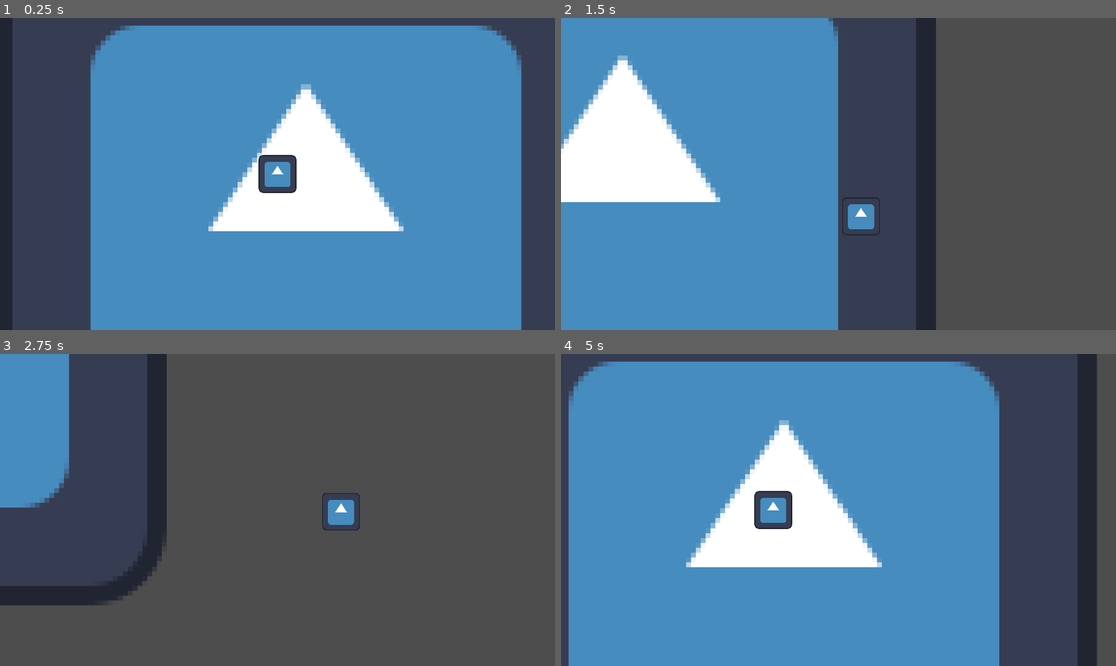
Above: before the commit, frames 1-4 (two rows, left to right).
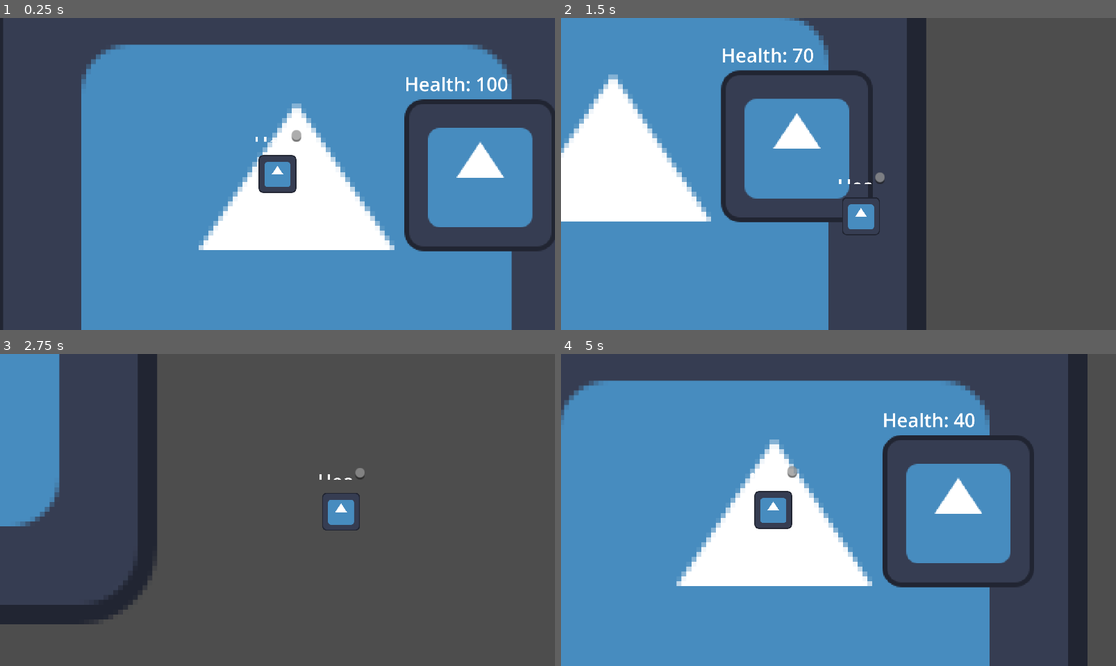
Above: after the commit, the same moments.

Repository: zayeed-bs/deadlights
Game: Godot game, scene res://scenes/main.tscn
Two runs of this game, one before a commit and one after it. Both use one fixed random seed, a clock stepped at 60 frames per second and the inputs below. The engine's default icon, where the game draws it, is replaced by a stand-in: a white triangle on a blue panel in a dark square.
Inputs (mouse positions are in pixels of both pictures, inside the frame that each line leads up to):
- Up to frame 1 (0.25 s): no input
- Up to frame 2 (1.5 s): tap Enter at 0.5 s; move the mouse to (960, 158) at 0.52 s; hold Right (ui_right) 0.53-1.28 s; click (960, 158) at 0.67 s; move the mouse to (727, 189) at 1.27 s; hold Down (ui_down) from 1.28 s (still down); click (727, 189) at 1.42 s
- Up to frame 3 (2.75 s): move the mouse to (333, 441) at 2.02 s; release Down (ui_down) at 2.03 s; hold Right (ui_right) from 2.03 s (still down); click (333, 441) at 2.17 s
- Up to frame 4 (5 s): move the mouse to (810, 572) at 2.77 s; release Right (ui_right) at 2.78 s; hold Up (ui_up) 2.78-3.53 s; click (810, 572) at 2.92 s; move the mouse to (1005, 556) at 3.52 s; hold Left (ui_left) from 3.53 s (still down); click (1005, 556) at 3.67 s; move the mouse to (672, 463) at 4.27 s; click (672, 463) at 4.42 s

The runs differ from the first frame. In frame 1, 20% of the frame differs, in the area x 0-100%, y 0-100%; in frame 2, 15%; in frame 3, 6.1%; in frame 4, 21%, in the area x 0-97%, y 0-100%.

Commit message:
implement basic melee system

Diff:
--- /dev/null
+++ b/scenes/components/health_component.tscn
@@ -0,0 +1,6 @@
+[gd_scene load_steps=2 format=3 uid="uid://sptpr245t6te"]
+
+[ext_resource type="Script" path="res://scripts/HealthComponent.gd" id="1_c87e7"]
+
+[node name="HealthComponent" type="Node"]
+script = ExtResource("1_c87e7")
--- /dev/null
+++ b/scenes/components/hurtbox_component.tscn
@@ -0,0 +1,6 @@
+[gd_scene load_steps=2 format=3 uid="uid://btc4hd1w6h68d"]
+
+[ext_resource type="Script" path="res://scripts/HurtboxComponent.gd" id="1_hxpw3"]
+
+[node name="Hurtbox_Component" type="Area2D"]
+script = ExtResource("1_hxpw3")
--- /dev/null
+++ b/scenes/components/melee_hitbox_component.tscn
@@ -0,0 +1,8 @@
+[gd_scene load_steps=2 format=3 uid="uid://cf067ptrs41hh"]
+
+[ext_resource type="Script" path="res://scripts/MeleeHitboxComponent.gd" id="1_y7wxd"]
+
+[node name="MeleeHitboxComponent" type="Area2D"]
+script = ExtResource("1_y7wxd")
+
+[connection signal="area_entered" from="." to="." method="_on_area_entered"]
--- a/scenes/entities/player.tscn
+++ b/scenes/entities/player.tscn
@@ -1,29 +1,118 @@
-[gd_scene load_steps=5 format=3 uid="uid://w3o0fx5xl05k"]
+[gd_scene load_steps=20 format=3 uid="uid://w3o0fx5xl05k"]
 
 [ext_resource type="Texture2D" uid="uid://crpllv5trgqh0" path="res://assets/sprites/icon.svg" id="1_rgcbx"]
 [ext_resource type="Script" path="res://scripts/PlayerController.gd" id="1_y0g7a"]
+[ext_resource type="PackedScene" uid="uid://sptpr245t6te" path="res://scenes/components/health_component.tscn" id="3_c03py"]
+[ext_resource type="PackedScene" uid="uid://btc4hd1w6h68d" path="res://scenes/components/hurtbox_component.tscn" id="4_i6dxs"]
+[ext_resource type="PackedScene" uid="uid://cf067ptrs41hh" path="res://scenes/components/melee_hitbox_component.tscn" id="5_ajf8o"]
 
 [sub_resource type="RectangleShape2D" id="RectangleShape2D_0bxjs"]
 size = Vector2(32, 32)
 
+[sub_resource type="AnimationNodeBlendSpace2D" id="AnimationNodeBlendSpace2D_8eiot"]
+blend_mode = 1
+
+[sub_resource type="AnimationNodeBlendSpace2D" id="AnimationNodeBlendSpace2D_rayo6"]
+blend_mode = 1
+
+[sub_resource type="AnimationNodeBlendSpace2D" id="AnimationNodeBlendSpace2D_bj15r"]
+blend_mode = 1
+
+[sub_resource type="AnimationNodeStateMachineTransition" id="AnimationNodeStateMachineTransition_0nww5"]
+advance_mode = 2
+
+[sub_resource type="AnimationNodeStateMachineTransition" id="AnimationNodeStateMachineTransition_ixcg5"]
+switch_mode = 2
+advance_mode = 2
+advance_condition = &"is_running"
+
+[sub_resource type="AnimationNodeStateMachineTransition" id="AnimationNodeStateMachineTransition_w2xbe"]
+advance_mode = 2
+advance_condition = &"is_idle"
+
+[sub_resource type="AnimationNodeStateMachineTransition" id="AnimationNodeStateMachineTransition_3bpnd"]
+advance_mode = 2
+advance_condition = &"is_shooting"
+
+[sub_resource type="AnimationNodeStateMachineTransition" id="AnimationNodeStateMachineTransition_2rsn6"]
+advance_mode = 2
+advance_condition = &"is_running"
+
+[sub_resource type="AnimationNodeStateMachineTransition" id="AnimationNodeStateMachineTransition_oqgfv"]
+switch_mode = 2
+advance_mode = 2
+advance_condition = &"is_idle"
+
+[sub_resource type="AnimationNodeStateMachineTransition" id="AnimationNodeStateMachineTransition_h6eob"]
+advance_mode = 2
+advance_condition = &"is_shooting"
+
 [sub_resource type="AnimationNodeStateMachine" id="AnimationNodeStateMachine_03kfp"]
+states/Idle/node = SubResource("AnimationNodeBlendSpace2D_8eiot")
+states/Idle/position = Vector2(372.5, 58.25)
+states/Run/node = SubResource("AnimationNodeBlendSpace2D_rayo6")
+states/Run/position = Vector2(666, 59)
+states/Shoot/node = SubResource("AnimationNodeBlendSpace2D_bj15r")
+states/Shoot/position = Vector2(522.5, 189.25)
+states/Start/position = Vector2(156, 67.375)
+transitions = ["Start", "Idle", SubResource("AnimationNodeStateMachineTransition_0nww5"), "Shoot", "Run", SubResource("AnimationNodeStateMachineTransition_ixcg5"), "Run", "Idle", SubResource("AnimationNodeStateMachineTransition_w2xbe"), "Idle", "Shoot", SubResource("AnimationNodeStateMachineTransition_3bpnd"), "Idle", "Run", SubResource("AnimationNodeStateMachineTransition_2rsn6"), "Shoot", "Idle", SubResource("AnimationNodeStateMachineTransition_oqgfv"), "Run", "Shoot", SubResource("AnimationNodeStateMachineTransition_h6eob")]
+graph_offset = Vector2(26.7, -117.405)
 
-[node name="Player" type="CharacterBody2D"]
+[sub_resource type="CircleShape2D" id="CircleShape2D_t0f0s"]
+radius = 16.0
+
+[sub_resource type="RectangleShape2D" id="RectangleShape2D_mqxe2"]
+size = Vector2(40, 10)
+
+[node name="Player" type="CharacterBody2D" node_paths=PackedStringArray("meleeComponent")]
 script = ExtResource("1_y0g7a")
-SPEED = 300
+meleeComponent = NodePath("MeleeHitboxComponent")
 
 [node name="Sprite2D" type="Sprite2D" parent="."]
 scale = Vector2(0.25, 0.25)
 texture = ExtResource("1_rgcbx")
 
-[node name="CollisionShape2D" type="CollisionShape2D" parent="."]
+[node name="CollisionBox" type="CollisionShape2D" parent="."]
 shape = SubResource("RectangleShape2D_0bxjs")
+disabled = true
 
 [node name="AnimationPlayer" type="AnimationPlayer" parent="."]
 
 [node name="AnimationTree" type="AnimationTree" parent="."]
+active = false
 tree_root = SubResource("AnimationNodeStateMachine_03kfp")
+anim_player = NodePath("../AnimationPlayer")
+parameters/conditions/is_idle = false
+parameters/conditions/is_running = false
+parameters/conditions/is_shooting = false
+parameters/Idle/blend_position = Vector2(0, 0)
+parameters/Run/blend_position = Vector2(0, 0)
+parameters/Shoot/blend_position = Vector2(0, 0)
 
 [node name="Camera2D" type="Camera2D" parent="."]
 ignore_rotation = false
 position_smoothing_enabled = true
+
+[node name="HealthComponent" parent="." node_paths=PackedStringArray("HEALTH_DISPLAY") instance=ExtResource("3_c03py")]
+HEALTH_DISPLAY = NodePath("../RichTextLabel")
+
+[node name="HurtboxComponent" parent="." node_paths=PackedStringArray("healthComponent") instance=ExtResource("4_i6dxs")]
+healthComponent = NodePath("../HealthComponent")
+
+[node name="CollisionShape2D" type="CollisionShape2D" parent="HurtboxComponent"]
+shape = SubResource("CircleShape2D_t0f0s")
+debug_color = Color(1, 0, 0, 0.419608)
+
+[node name="MeleeHitboxComponent" parent="." instance=ExtResource("5_ajf8o")]
+
+[node name="MeleeBox" type="CollisionShape2D" parent="MeleeHitboxComponent"]
+position = Vector2(0, -22)
+scale = Vector2(0.995335, 1.00232)
+shape = SubResource("RectangleShape2D_mqxe2")
+debug_color = Color(0.74902, 0.72549, 0, 0.419608)
+
+[node name="RichTextLabel" type="RichTextLabel" parent="."]
+offset_left = -20.0
+offset_top = -37.0
+offset_right = 20.0
+offset_bottom = -27.0
--- /dev/null
+++ b/scenes/entities/prototype_enemy.tscn
@@ -0,0 +1,29 @@
+[gd_scene load_steps=5 format=3 uid="uid://bq2q760d7y3x0"]
+
+[ext_resource type="Texture2D" uid="uid://crpllv5trgqh0" path="res://assets/sprites/icon.svg" id="1_xnswd"]
+[ext_resource type="PackedScene" uid="uid://sptpr245t6te" path="res://scenes/components/health_component.tscn" id="2_pds28"]
+[ext_resource type="PackedScene" uid="uid://btc4hd1w6h68d" path="res://scenes/components/hurtbox_component.tscn" id="3_tkjpm"]
+
+[sub_resource type="RectangleShape2D" id="RectangleShape2D_dvwej"]
+size = Vector2(128, 128)
+
+[node name="Prototype Enemy" type="Node2D"]
+
+[node name="Icon" type="Sprite2D" parent="."]
+texture = ExtResource("1_xnswd")
+
+[node name="HealthComponent" parent="." node_paths=PackedStringArray("HEALTH_DISPLAY") instance=ExtResource("2_pds28")]
+HEALTH_DISPLAY = NodePath("../RichTextLabel")
+
+[node name="Hurtbox_Component" parent="." node_paths=PackedStringArray("healthComponent") instance=ExtResource("3_tkjpm")]
+healthComponent = NodePath("../HealthComponent")
+
+[node name="CollisionShape2D" type="CollisionShape2D" parent="Hurtbox_Component"]
+shape = SubResource("RectangleShape2D_dvwej")
+
+[node name="RichTextLabel" type="RichTextLabel" parent="."]
+offset_left = -64.0
+offset_top = -88.0
+offset_right = 64.0
+offset_bottom = -64.0
+text = "Health: 100"
--- a/scenes/main.tscn
+++ b/scenes/main.tscn
@@ -1,7 +1,8 @@
-[gd_scene load_steps=3 format=3 uid="uid://cgxl2o3r2mdo8"]
+[gd_scene load_steps=4 format=3 uid="uid://cgxl2o3r2mdo8"]
 
 [ext_resource type="Texture2D" uid="uid://crpllv5trgqh0" path="res://assets/sprites/icon.svg" id="1_ngv75"]
 [ext_resource type="PackedScene" uid="uid://w3o0fx5xl05k" path="res://scenes/entities/player.tscn" id="2_uo2xd"]
+[ext_resource type="PackedScene" uid="uid://bq2q760d7y3x0" path="res://scenes/entities/prototype_enemy.tscn" id="3_jof8t"]
 
 [node name="World" type="Node2D"]
 
@@ -10,8 +11,12 @@
 scale = Vector2(4.125, 4.125)
 texture = ExtResource("1_ngv75")
 
+[node name="TileMap" type="TileMap" parent="."]
+scale = Vector2(1.03843, 1.09057)
+format = 2
+
+[node name="Prototype Enemy" parent="." instance=ExtResource("3_jof8t")]
+position = Vector2(395, 177)
+
 [node name="Player" parent="." instance=ExtResource("2_uo2xd")]
-position = Vector2(216, 192)
-
-[node name="TileMap" type="TileMap" parent="."]
-format = 2
+position = Vector2(224, 176)
--- /dev/null
+++ b/scripts/HealthComponent.gd
@@ -0,0 +1,23 @@
+extends Node
+class_name HealthComponent
+
+@export var MAX_HEALTH := 100
+@export var HEALTH_DISPLAY : RichTextLabel
+var health: int
+
+# Called when the node enters the scene tree for the first time.
+func _ready():
+	health = MAX_HEALTH # Replace with function body.
+	updateHealthDisplay()
+
+
+func damage(dmg:int):
+	health -= dmg
+	updateHealthDisplay()
+
+	if health <= 0:
+		get_parent().queue_free()
+
+func updateHealthDisplay():
+	if(HEALTH_DISPLAY):
+		HEALTH_DISPLAY.text = "Health: " + str(health)
--- /dev/null
+++ b/scripts/HurtboxComponent.gd
@@ -0,0 +1,7 @@
+extends Area2D
+class_name HurtboxComponent
+
+@export var healthComponent : HealthComponent
+
+func damage(dmg:int):
+	healthComponent.damage(dmg)
--- /dev/null
+++ b/scripts/MeleeHitboxComponent.gd
@@ -0,0 +1,17 @@
+extends Area2D
+class_name MeleeHitboxComponent
+
+@export var DAMAGE := 30
+
+# Called when the node enters the scene tree for the first time.
+func _ready():
+	pass # Replace with function body.
+
+
+# Called every frame. 'delta' is the elapsed time since the previous frame.
+func _process(delta):
+	pass
+
+func _on_area_entered(area):
+	if(area is HurtboxComponent):
+		area.damage(DAMAGE)
--- a/scripts/PlayerController.gd
+++ b/scripts/PlayerController.gd
@@ -1,10 +1,37 @@
 extends CharacterBody2D
 
-@export var SPEED := 50
+@export var meleeComponent : MeleeHitboxComponent
+@export var SPEED := 300
+var dir : Vector2
+@onready var animTree := $AnimationTree
+
+
 
 func _physics_process(delta):
+	handleMovement() # For the movement
+	changeAnimParameters() # Change Parameters
+
+
+
+func handleMovement():
+	# Get Input
 	var xAxis = Input.get_axis("ui_left", "ui_right")
 	var yAxis = Input.get_axis("ui_up", "ui_down")
 
-	velocity = Vector2(xAxis, yAxis).normalized() * SPEED
+	# Normalized Direction
+	dir = Vector2(xAxis, yAxis).normalized()
+
+	# Calculate Velocity
+	velocity = dir * SPEED
 	move_and_slide()
+
+
+func changeAnimParameters():
+	if velocity != Vector2.ZERO: # currently moving
+		animTree["parameters/conditions/is_running"] = true
+		animTree["parameters/conditions/is_idle"] = false
+	else: # idle
+		animTree["parameters/conditions/is_running"] = false
+		animTree["parameters/conditions/is_idle"] = true
+
+	animTree["parameters/conditions/is_shooting"] = Input.is_mouse_button_pressed(MOUSE_BUTTON_LEFT)
